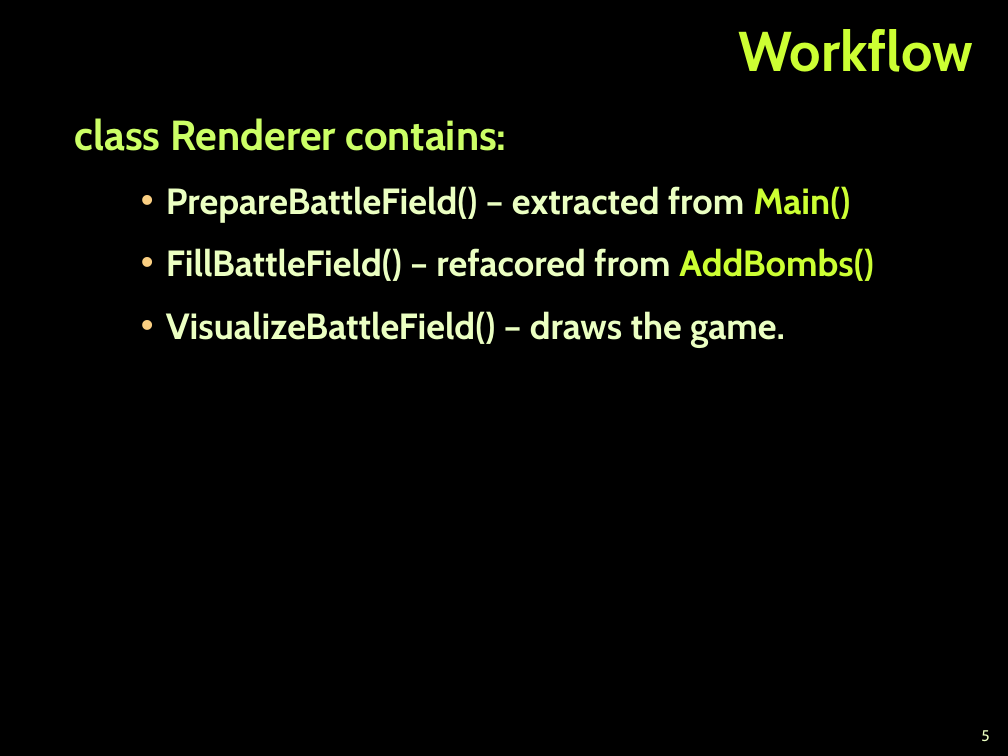
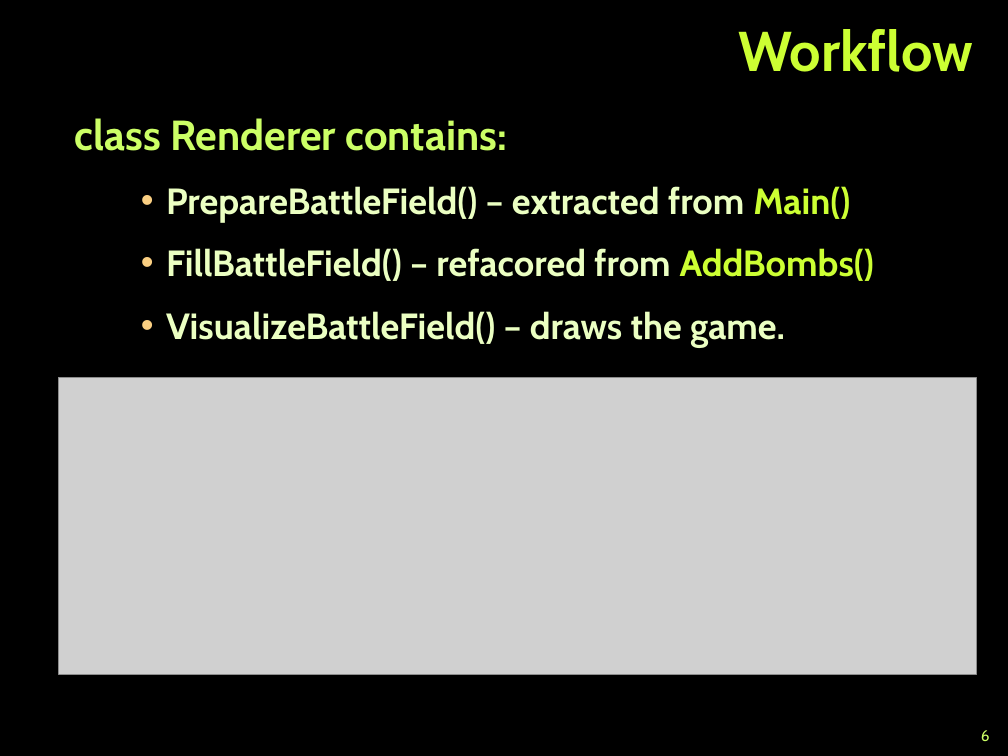
Before and after one commit to ilian-ivanov/TeamWorkArsenic, a slide deck: slide 6 of Team Arsenic.ppt (slide 5 before the commit). Drawn at 1008x756 pixels with LibreOffice and Linux fonts; fonts in the diff are those of the drawing; grey boxes stand for pictures; background and template pictures are left out. Boxes give left, top, right and bottom in pixels: in the first picture for what was removed or moved away, otherwise in the second. Text is boxed around its words. In the diff, an @@ line names an element or a change of style, - is before the commit and + after.

Commit message:
Added Documentation And Pictures to the presentations

```diff
--- a/Team Arsenic.ppt
+++ b/Team Arsenic.ppt
@@ picture added at [58,378,976,674] @@
@@ page number at [981,730,990,741]: text changed; text colour #EBFFC2 to #CCFF66 @@
-5
+6
```
Also in this commit, not shown: 6 other slides changed, 2 slides added, 4 other files.
